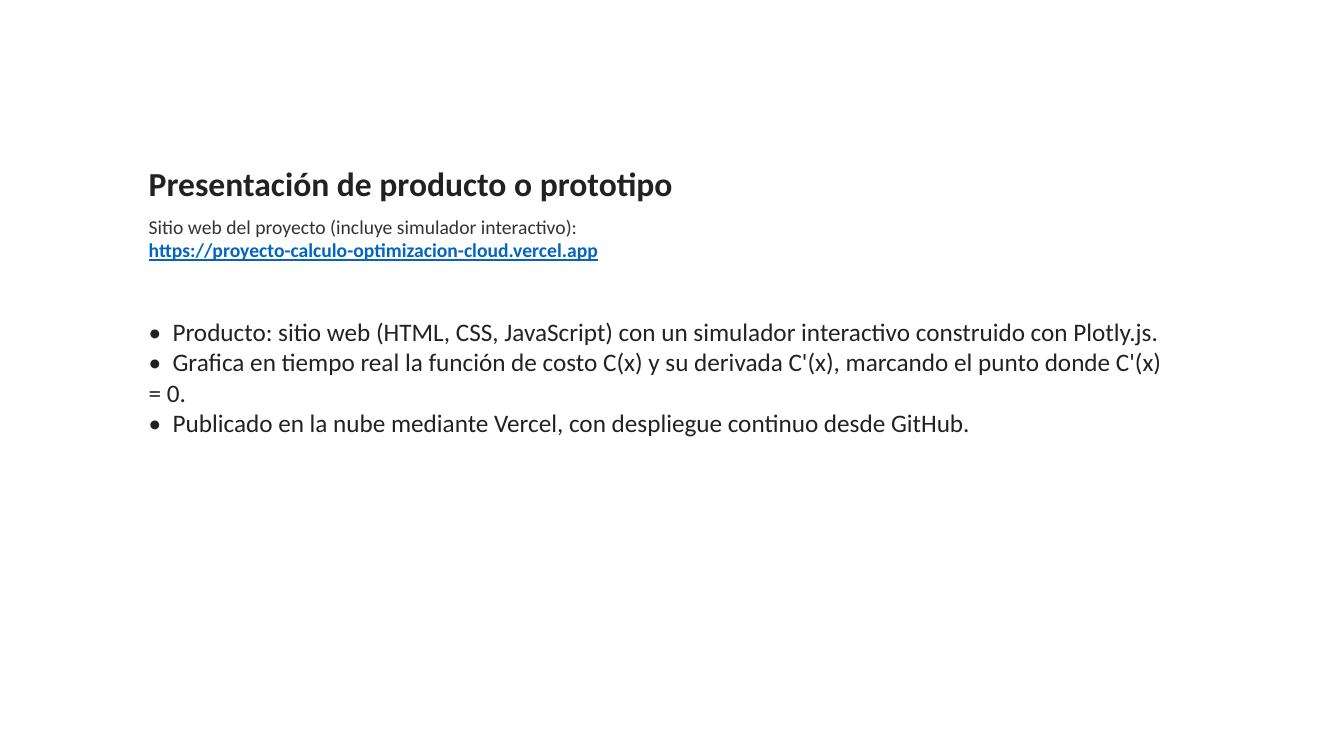
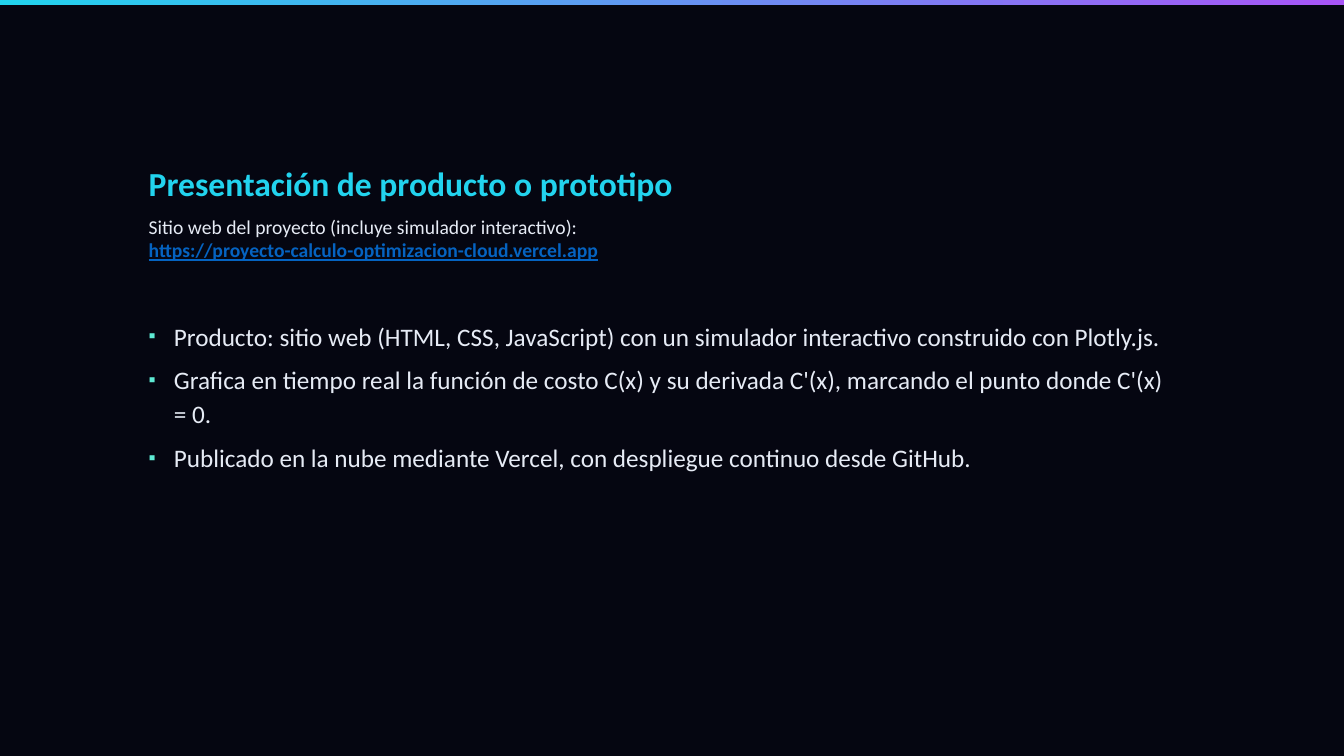
Before and after one commit to acarrascov/proyecto-calculo-optimizacion-cloud, a slide deck: slide 12 of Presentación Proyecto.pptx. Drawn at 1344x756 pixels with LibreOffice and Linux fonts; fonts in the diff are those of the drawing. Boxes give left, top, right and bottom in pixels: in the first picture for what was removed or moved away, otherwise in the second. Text is boxed around its words. In the diff, an @@ line names an element or a change of style, - is before the commit and + after.

Commit message:
Rediseno visual del PPT: paleta oscura del sitio (cian/violeta/teal), vinetas reales de PowerPoint en vez de texto '*', barra de acento y cronograma con fechas reales

```diff
--- a/Presentación Proyecto.pptx
+++ b/Presentación Proyecto.pptx
@@ background #FFFFFF to #050611 @@
@@ rectangle added at <box>0,0,1344,5</box>, fill gradient #22D3EE to #A855F7 @@
@@ text "Presentación de producto o prototipo" at <box>149,172,673,202</box>: text colour #222222 to #22D3EE; more space between paragraphs @@
@@ text "Sitio web del proyecto (incluye ..." at <box>149,220,598,261</box>: text colour #333333 to #E6EBF5 in "Sitio web del proyecto (incluye simulador interactivo):"; more space between paragraphs @@
@@ text at <box>174,327,1162,472</box>: text changed; text colour #222222 to #E6EBF5 @@
-• Producto: sitio web (HTML, CSS, JavaScript) con un simulador interactivo construido con Plotly.js.
-• Grafica en tiempo real la función de costo C(x) y su derivada C'(x), marcando el punto donde C'(x) = 0.
-• Publicado en la nube mediante Vercel, con despliegue continuo desde GitHub.
+▪ Producto: sitio web (HTML, CSS, JavaScript) con un simulador interactivo construido con Plotly.js.
+▪ Grafica en tiempo real la función de costo C(x) y su derivada C'(x), marcando el punto donde C'(x) = 0.
+▪ Publicado en la nube mediante Vercel, con despliegue continuo desde GitHub.
```
Also in this commit, not shown: 13 other slides changed, 1 other file.
